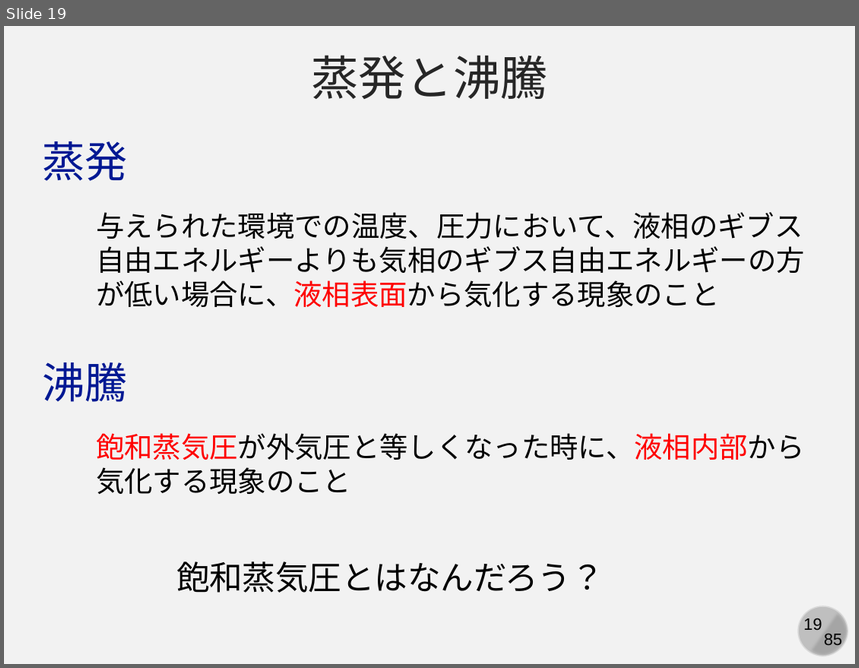
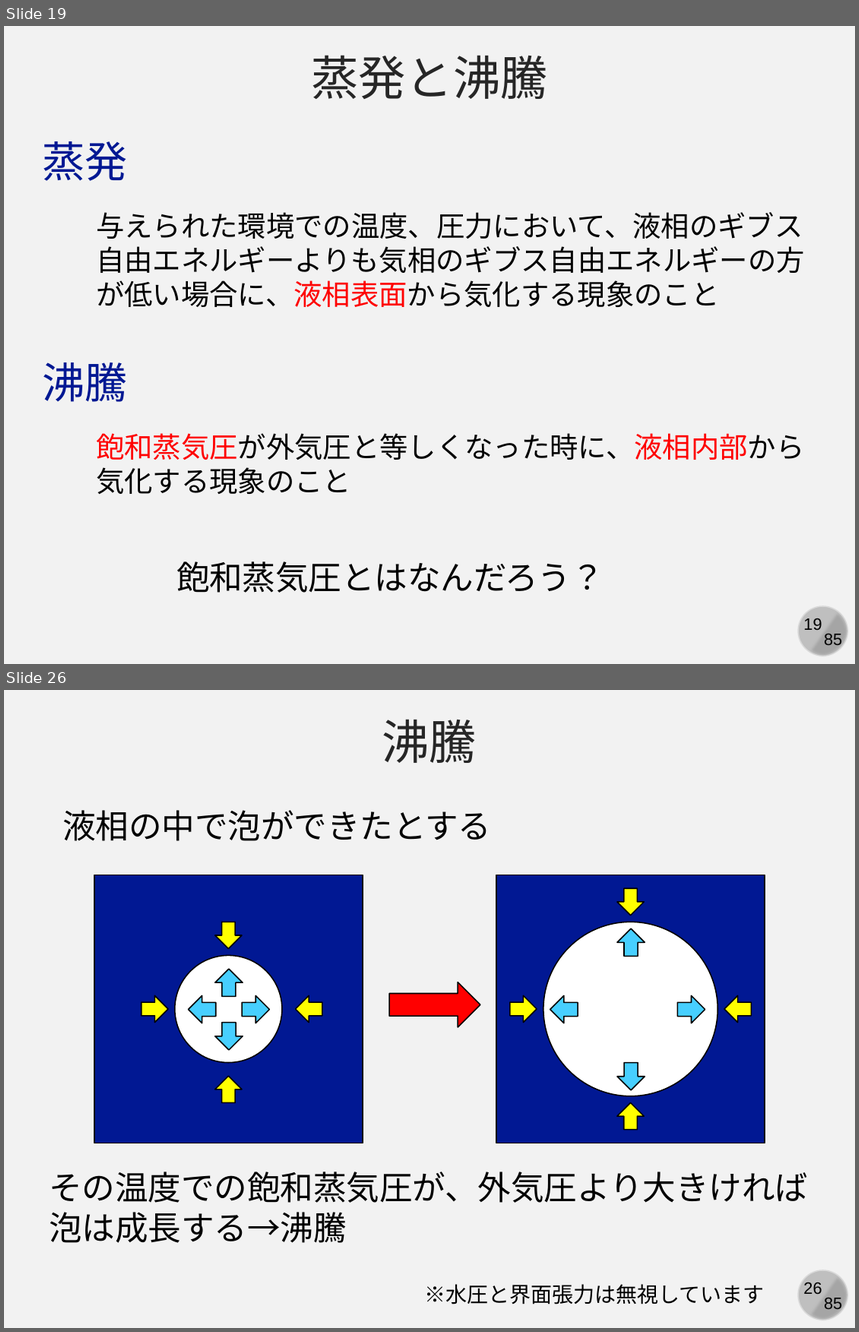
Before and after one commit to kaityo256/yamagata2022, a slide deck: 05_md_advanced/yamagata05.pptx. Shown one above the other, each under a label of ours: slide 19 before the commit, slides 19 and 26 after it; the slides between them are not shown. The pictures are 859x668 and 859x1332 pixels, drawn with LibreOffice and Linux fonts; fonts in the diff are those of the drawing. Boxes give left, top, right and bottom in pixels: in the first picture for what was removed or moved away, otherwise in the second. Text is boxed around its words. In the diff, an @@ line names an element or a change of style, - is before the commit and + after.

```diff
--- a/05_md_advanced/yamagata05.pptx
+++ b/05_md_advanced/yamagata05.pptx
@@ slide 26 added at [4,690,855,1328], background #F2F2F2; not listed: 4 template elements that a slide beside it also shows @@
@@ text added at [382,719,477,763], 40 pt, text #262626 @@
+沸騰
@@ text added at [63,810,491,841], 28 pt, text #000000 @@
+液相の中で泡ができたとする
@@ rectangle added at [94,875,363,1144], fill #011893, outline #000000 1 pt @@
@@ rectangle added at [496,875,765,1144], fill #011893, outline #000000 1 pt @@
@@ up arrow added at [617,888,643,915], fill #FFFF00, outline #000000 1 pt @@
@@ up arrow added at [215,923,241,948], fill #FFFF00, outline #000000 1 pt @@
@@ ellipse added at [544,923,718,1097], fill #FFFFFF, outline #000000 1 pt @@
@@ up arrow added at [617,929,644,957], fill #47CFFF, outline #000000 1 pt @@
@@ ellipse added at [175,955,282,1063], fill #FFFFFF, outline #000000 1 pt @@
@@ up arrow added at [215,969,243,996], fill #47CFFF, outline #000000 1 pt @@
@@ right arrow added at [389,983,481,1028], fill #FF0000, outline #000000 1 pt @@
@@ up arrow added at [141,996,167,1022], fill #FFFF00, outline #000000 1 pt @@
@@ up arrow added at [189,996,216,1023], fill #47CFFF, outline #000000 1 pt @@
@@ up arrow added at [243,996,269,1023], fill #47CFFF, outline #000000 1 pt @@
@@ up arrow added at [296,996,322,1022], fill #FFFF00, outline #000000 1 pt @@
@@ up arrow added at [509,996,536,1022], fill #FFFF00, outline #000000 1 pt @@
@@ up arrow added at [550,996,578,1023], fill #47CFFF, outline #000000 1 pt @@
@@ up arrow added at [677,996,705,1023], fill #47CFFF, outline #000000 1 pt @@
@@ up arrow added at [724,996,750,1022], fill #FFFF00, outline #000000 1 pt @@
@@ up arrow added at [215,1023,243,1050], fill #47CFFF, outline #000000 1 pt @@
@@ up arrow added at [215,1076,241,1103], fill #FFFF00, outline #000000 1 pt @@
@@ up arrow added at [617,1063,644,1090], fill #47CFFF, outline #000000 1 pt @@
@@ up arrow added at [617,1103,643,1129], fill #FFFF00, outline #000000 1 pt @@
@@ text added at [49,1172,808,1243], 28 pt, text #000000 @@
+その温度での飽和蒸気圧が、外気圧より大きければ
+泡は成長する→沸騰
@@ text added at [424,1284,764,1305], 18 pt, text #000000 @@
+※水圧と界面張力は無視しています
```
Also in this commit, not shown: 2 slides changed, 6 other slides added.
